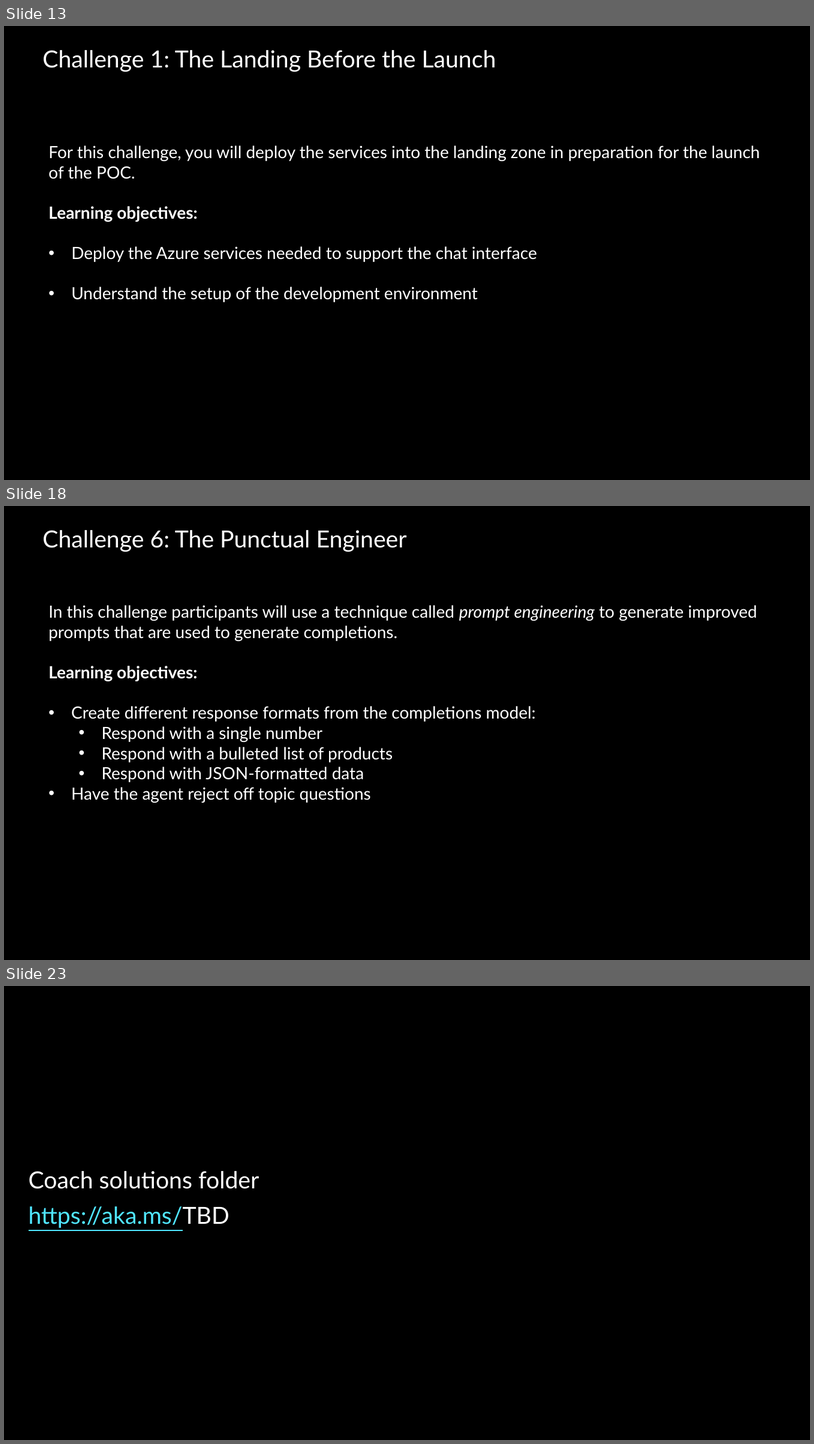
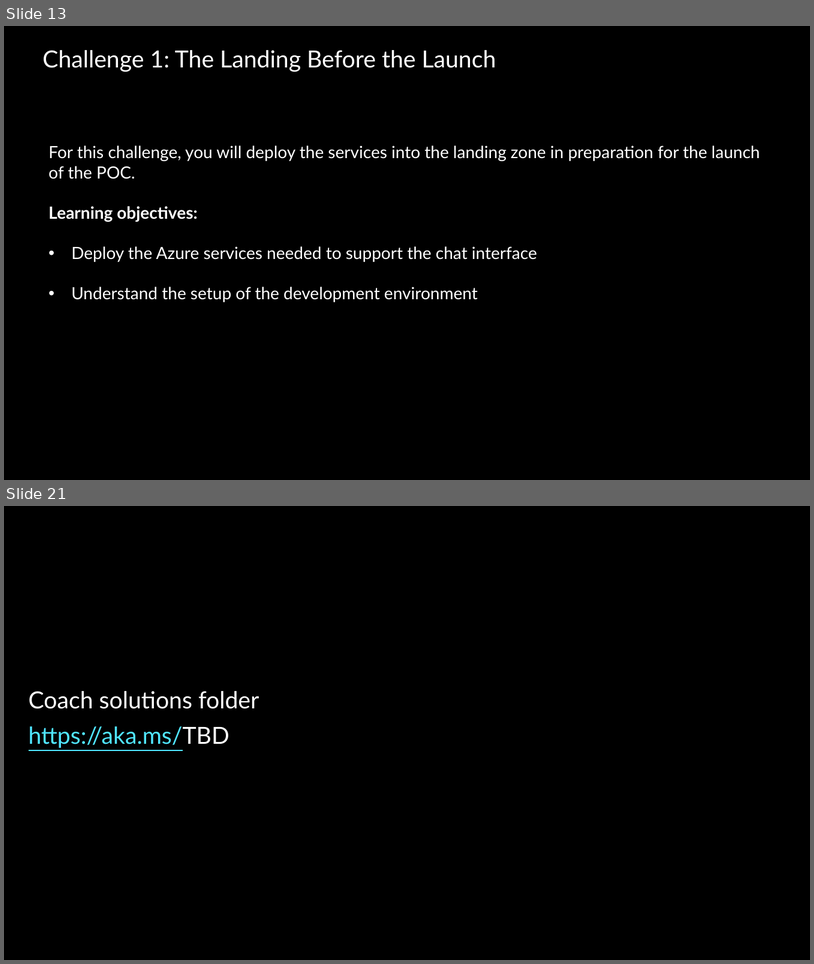
Before and after one commit to Azure/Build-Modern-AI-Apps-Hackathon, a slide deck: OpenAI_Cosmos_DB_Tech_Scenario_Attendee_Coach_Deck.pptx. Shown one above the other, each under a label of ours: slides 13, 18 and 23 before the commit, slides 13 and 21 after it; the slides between them are not shown. The pictures are 814x1444 and 814x964 pixels, drawn with LibreOffice and Linux fonts; fonts in the diff are those of the drawing; background and template pictures are left out. Boxes give left, top, right and bottom in pixels: in the first picture for what was removed or moved away, otherwise in the second. Text is boxed around its words. In the diff, an @@ line names an element or a change of style, - is before the commit and + after.

```diff
--- a/OpenAI_Cosmos_DB_Tech_Scenario_Attendee_Coach_Deck.pptx
+++ b/OpenAI_Cosmos_DB_Tech_Scenario_Attendee_Coach_Deck.pptx
@@ slide 18 removed at bbox=[4, 506, 810, 960], background #000000 @@
@@ title removed at bbox=[42, 530, 407, 552] @@
-Challenge 6: The Punctual Engineer
@@ text removed at bbox=[48, 605, 758, 802] @@
-In this challenge participants will use a technique called prompt engineering to generate improved prompts that are used to generate completions.
-Learning objectives:
-• Create different response formats from the completions model:
-  • Respond with a single number
-  • Respond with a bulleted list of products
-  • Respond with JSON-formatted data
-• Have the agent reject off topic questions
@@ what was slide 23 is now slide 21 @@
```
Also in this commit, not shown: 7 slides changed, 1 other slide removed, 2 other files.
